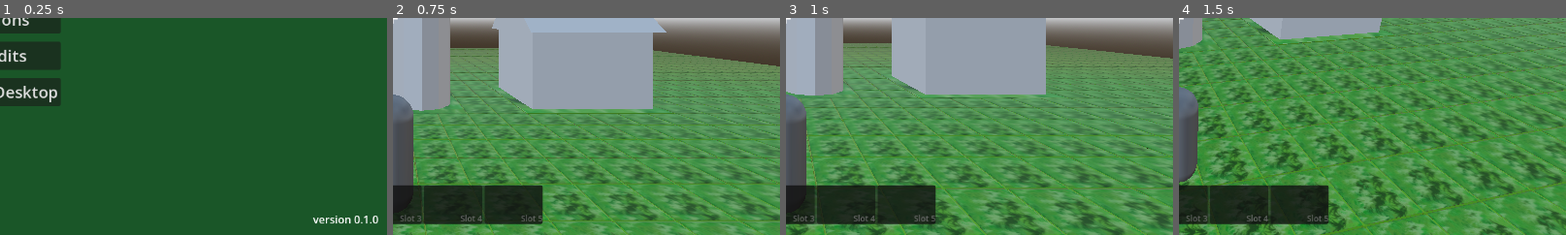
Above: before the commit, frames 1-4 (left to right).
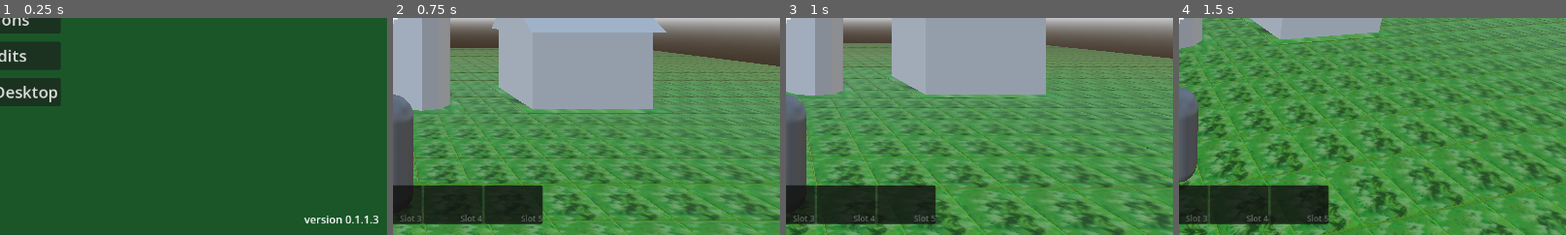
Above: after the commit, the same moments.

Repository: MatGalos/project-agriculural-life
Game: Godot game, scene res://Scenes/UIs/Menus/LaunchMenu/MainMenu.tscn
Same seed, same stepped clock (60 frames per second), same inputs: the game is played once before the commit and once after it.
Inputs (mouse positions are % of the whole screen's width and height, from its top left):
- Up to frame 1 (0.25 s): no input
- Up to frame 2 (0.75 s): click "Start the game" at 0.5 s
- Up to frame 3 (1 s): no input
- Up to frame 4 (1.5 s): tap Enter at 1.25 s; move the mouse to (55, 50) at 1.27 s; hold W (move_forward) from 1.28 s (still down); tap 1 (hotbar_slot_1) at 1.35 s
The pictures show only the part of the screen within x 50-100%, y 50-100%; the shares and areas given below are measured in that part.

The runs differ from the first frame. In frame 1, 0.4% of the frame differs, in the area x 78-98%, y 91-95%; in frame 2, nothing differs; in frame 3, nothing differs; in frame 4, nothing differs.

Commit message:
Implemented scythe

Diff:
--- a/project.godot
+++ b/project.godot
@@ -11,7 +11,7 @@
 [application]
 
 config/name="Project_Agricultural_life"
-config/version="0.1.0"
+config/version="0.1.1.3"
 run/main_scene="uid://bg2wnf0pafkqt"
 config/features=PackedStringArray("4.6", "Forward Plus")
 config/icon="res://Assets/Icons/AppIcons/icon.svg"
Binary file added: Assets/Icons/Items/Tools/Scythe.png
Not shown, added: Assets/Icons/Items/Tools/Scythe.png.import
Binary file added: Assets/Models/Tools/Scythe.glb
Not shown, added: Assets/Models/Tools/Scythe.glb.import
Not shown, changed: README.md
